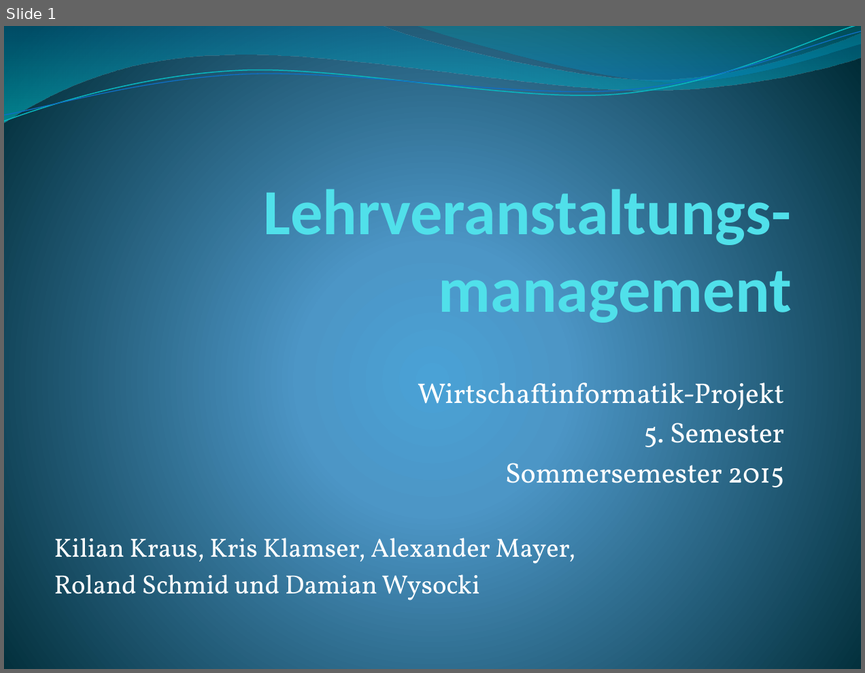
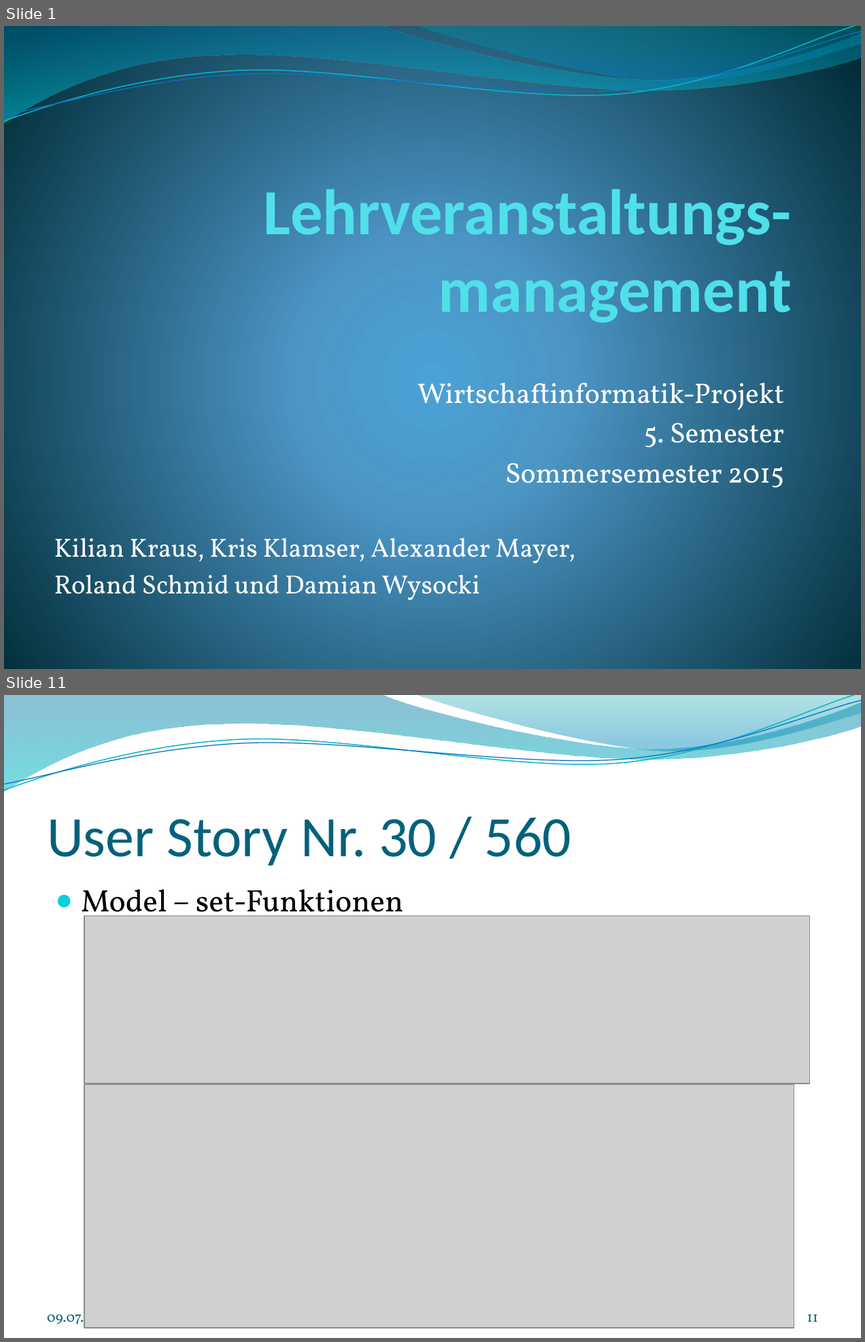
Before and after one commit to wf5ss2015/wfprj, a slide deck: Lehrveranstaltungsmanagement_Präsentation.pptx. Shown one above the other, each under a label of ours: slide 1 before the commit, slides 1 and 11 after it; the slides between them are not shown. The pictures are 865x673 and 865x1342 pixels, drawn with LibreOffice and Linux fonts; fonts in the diff are those of the drawing; grey boxes stand for pictures; background and template pictures are left out. Boxes give left, top, right and bottom in pixels: in the first picture for what was removed or moved away, otherwise in the second. Text is boxed around its words. In the diff, an @@ line names an element or a change of style, - is before the commit and + after.

```diff
--- a/Lehrveranstaltungsmanagement_Präsentation.pptx
+++ b/Lehrveranstaltungsmanagement_Präsentation.pptx
@@ slide 11 added at (4,695,861,1338), background picture (left out); not listed: 4 template elements that a slide beside it also shows @@
@@ title added at (47,817,571,866), 48 pt, text #04617B @@
+User Story Nr. 30 / 560
@@ text added at (81,889,403,926), 26 pt, text #000000 @@
+● Model – set-Funktionen
@@ picture added at (84,916,810,1083) @@
@@ picture added at (84,1084,794,1327) @@
@@ text added at (47,1308,112,1329), 12 pt, text #045D75 @@
+09.07.2015
@@ page number added at (807,1314,818,1321), 12 pt, text #045D75 @@
+11
```
Also in this commit, not shown: 8 slides changed, 41 other slides added, 15 slides removed, 1 other file.
